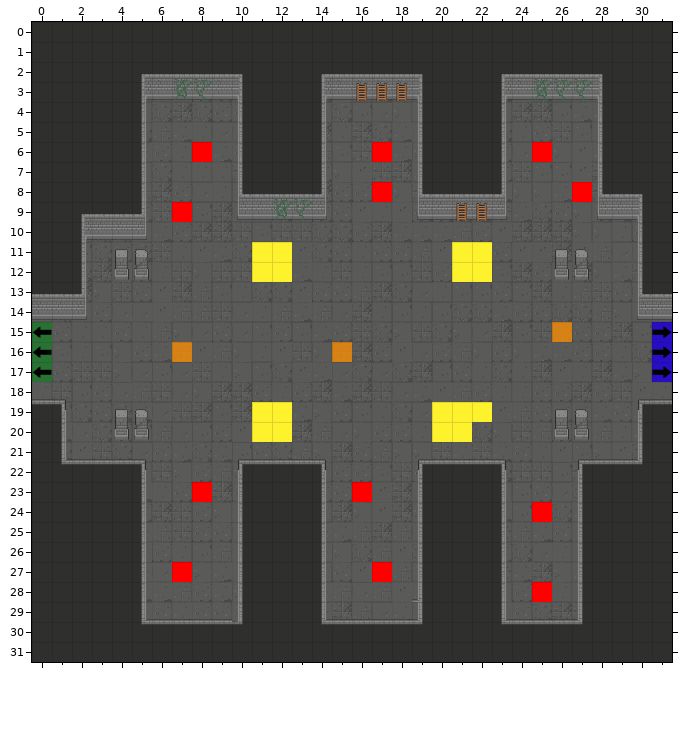
Level history. Tiled map: GrupaTNT/Assets/Resources/RoomData/ROOM_2_WE_3.tmx. That is the earlier state.
Cells are 32x32 px. Shown: x 0..31, y 0..31.
The result:
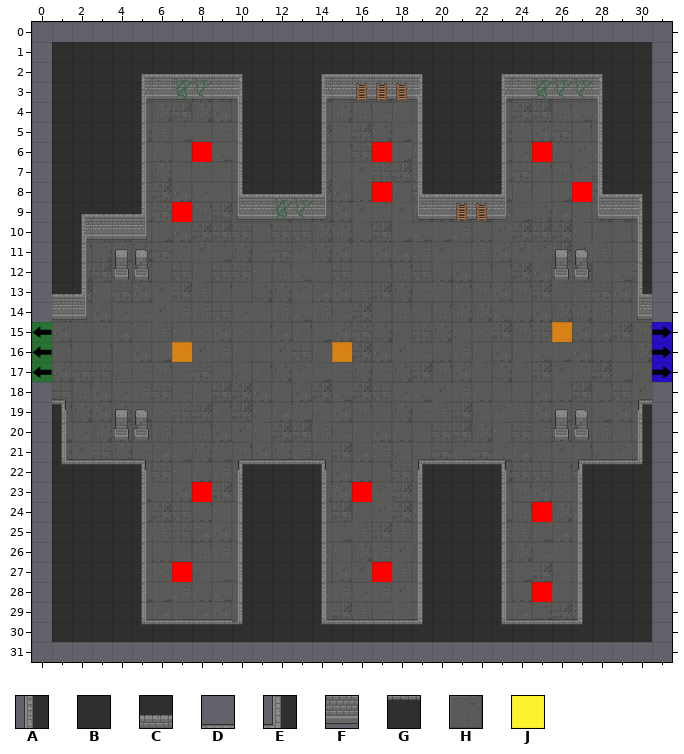
Key: from "Dungeon_Tileset_2": A 16, B 17, C 33, D 36, E 37, F 49, G 52, H 88; from "flags": J 9.
_ is an empty cell, # one hidden under a higher layer, . an unchanged one.
Change:
--- layer "Floor"
@@ x 14..18 @@
- 0 #####
+ 0 _____
@@ x 0..31 @@
-14 H..............................H
+14 _.............................._
@@ x 0..31 @@
-18 H..............................H
+18 _.............................._
@@ x 14..18 @@
-31 #####
+31 _____
--- layer "Walls"
@@ x 0..31 @@
- 0 BBBBBBBBBBBBBBBBBBBBBBBBBBBBBBBB
- 1 B..............................B
- 2 B..............................B
- 3 B..............................B
- 4 B..............................B
- 5 B..............................B
- 6 B..............................B
- 7 B..............................B
- 8 B..............................B
- 9 B..............................B
-10 B..............................B
-11 B..............................B
-12 B..............................B
-13 C..............................C
-14 F..............................F
+ 0 ________________________________
+ 1 _.............................._
+ 2 _.............................._
+ 3 _.............................._
+ 4 _.............................._
+ 5 _.............................._
+ 6 _.............................._
+ 7 _.............................._
+ 8 _.............................._
+ 9 _.............................._
+10 _.............................._
+11 _.............................._
+12 _.............................._
+13 _.............................._
+14 _.............................._
@@ x 0..31 @@
-18 D..............................D
-19 G..............................G
-20 B..............................B
-21 B..............................B
-22 B..............................B
-23 B..............................B
-24 B..............................B
-25 B..............................B
-26 B..............................B
-27 B..............................B
-28 B..................E...........B
-29 B..............................B
-30 B..............................B
-31 BBBBBBBBBBBBBBBBBBBBBBBBBBBBBBBB
+18 _.............................._
+19 _.............................._
+20 _.............................._
+21 _.............................._
+22 _.............................._
+23 _.............................._
+24 _.............................._
+25 _.............................._
+26 _.............................._
+27 _.............................._
+28 _..................A..........._
+29 _.............................._
+30 _.............................._
+31 ________________________________
--- layer "Flags"
@@ x 11..22 @@
-11 JJ........JJ
-12 JJ........JJ
+11 __........__
+12 __........__
@@ x 11..22 @@
-19 JJ.......JJJ
-20 JJ.......JJ.
+19 __.......___
+20 __.......__.
Where, in picture pixels (left, top, right, bottom), the same in both pictures:
removed: (32, 22, 672, 322)
changed: (32, 382, 672, 662)
